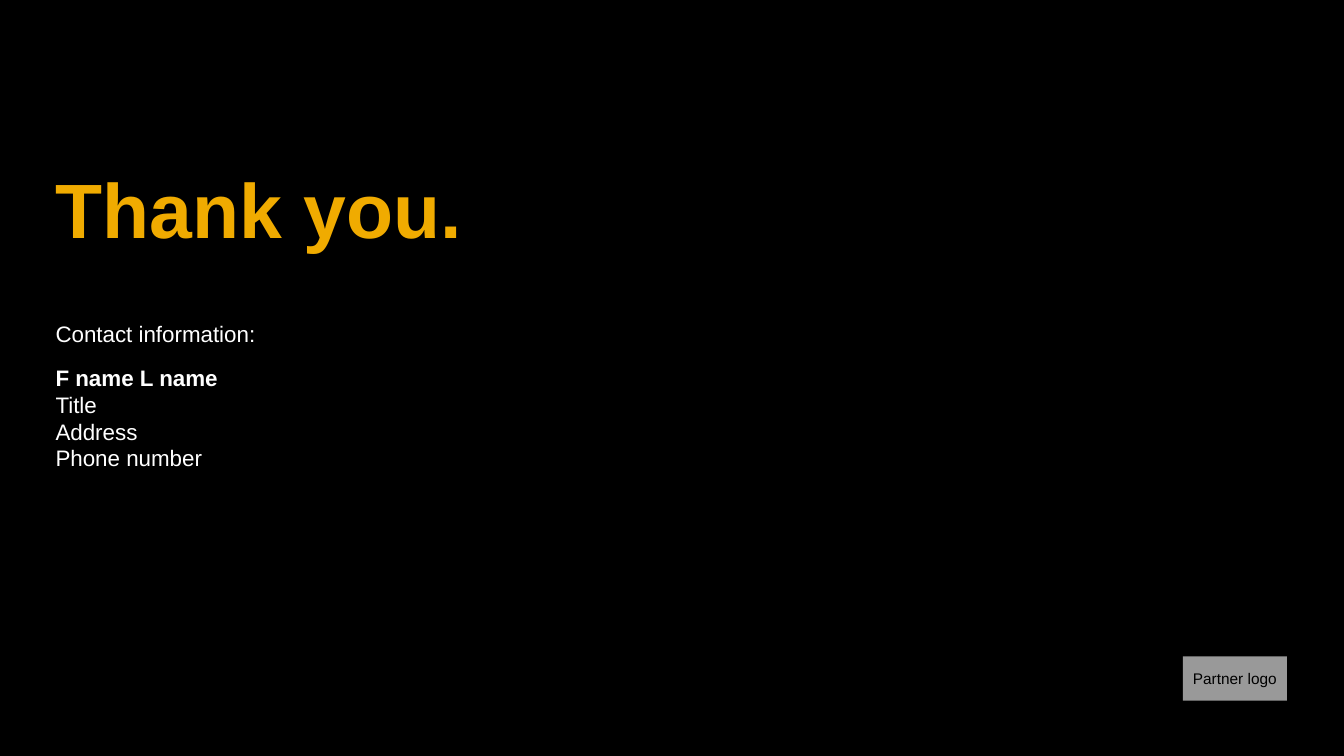
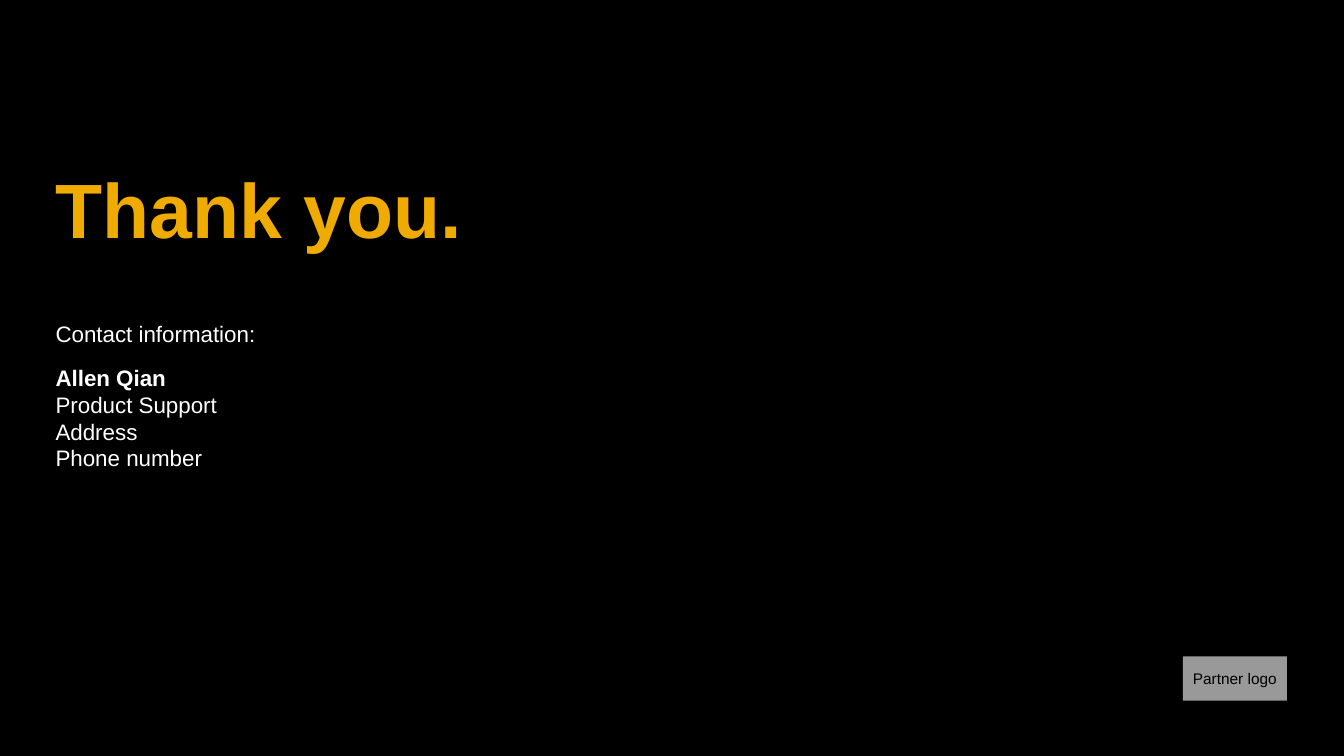
Before and after one commit to Ahaan17Saroch/Queue-Manager-Cloud-Dispatcher, a slide deck: slide 27 of SAP_2017_16x9_black_and_white.pptx (slide 23 before the commit). Drawn at 1344x756 pixels with LibreOffice and Linux fonts; fonts in the diff are those of the drawing; background and template pictures are left out. Boxes give left, top, right and bottom in pixels: in the first picture for what was removed or moved away, otherwise in the second. Text is boxed around its words. In the diff, an @@ line names an element or a change of style, - is before the commit and + after.

Commit message:
small edit slides

```diff
--- a/SAP_2017_16x9_black_and_white.pptx
+++ b/SAP_2017_16x9_black_and_white.pptx
@@ text at bbox=[56, 369, 217, 418]: text changed; bold off @@
-  F name L name
-  Title
+  Allen Qian
+  Product Support
```
Also in this commit, not shown: 5 other slides changed, 4 slides added.
